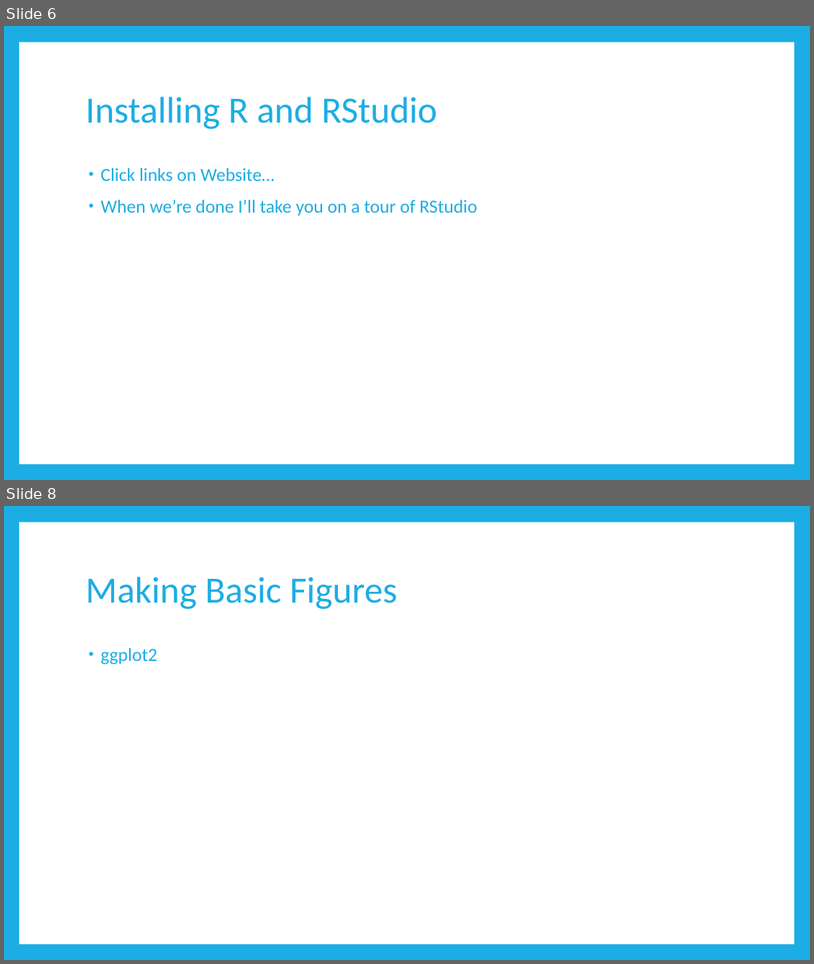
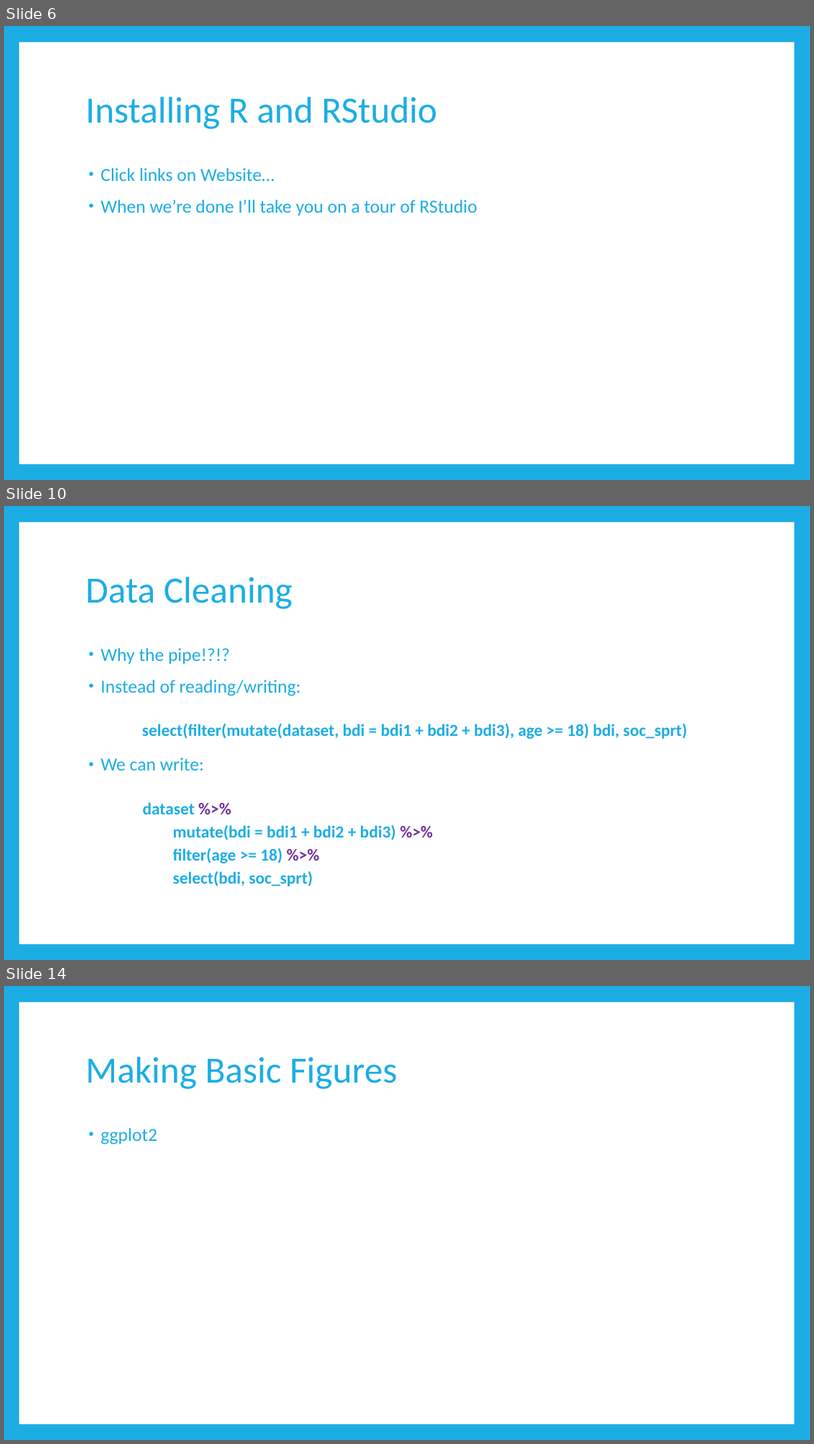
Before and after one commit to RandiLGarcia/smith-r-workshop, a slide deck: docs/Day 1 Slides.pptx. Shown one above the other, each under a label of ours: slides 6 and 8 before the commit, slides 6, 10 and 14 after it; the slides between them are not shown. The pictures are 814x964 and 814x1444 pixels, drawn with LibreOffice and Linux fonts; fonts in the diff are those of the drawing. Boxes give left, top, right and bottom in pixels: in the first picture for what was removed or moved away, otherwise in the second. Text is boxed around its words. In the diff, an @@ line names an element or a change of style, - is before the commit and + after.

```diff
--- a/docs/Day 1 Slides.pptx
+++ b/docs/Day 1 Slides.pptx
@@ slide 10 added at [4,506,810,960], background #1CADE4; not listed: 1 template element that a slide beside it also shows @@
@@ title added at [85,577,293,609], 44 pt, text #1CADE4 @@
+Data Cleaning
@@ text added at [100,648,687,886], 20 pt, text #1CADE4, bold @@
+• Why the pipe!?!?
+• Instead of reading/writing:
+  select(filter(mutate(dataset, bdi = bdi1 + bdi2 + bdi3), age >= 18) bdi, soc_sprt)
+• We can write:
+  dataset %>%
+  mutate(bdi = bdi1 + bdi2 + bdi3) %>%
+  filter(age >= 18) %>%
+  select(bdi, soc_sprt)
@@ what was slide 8 is now slide 14 @@
```
Also in this commit, not shown: 1 slide changed, 5 other slides added, 6 other files.
